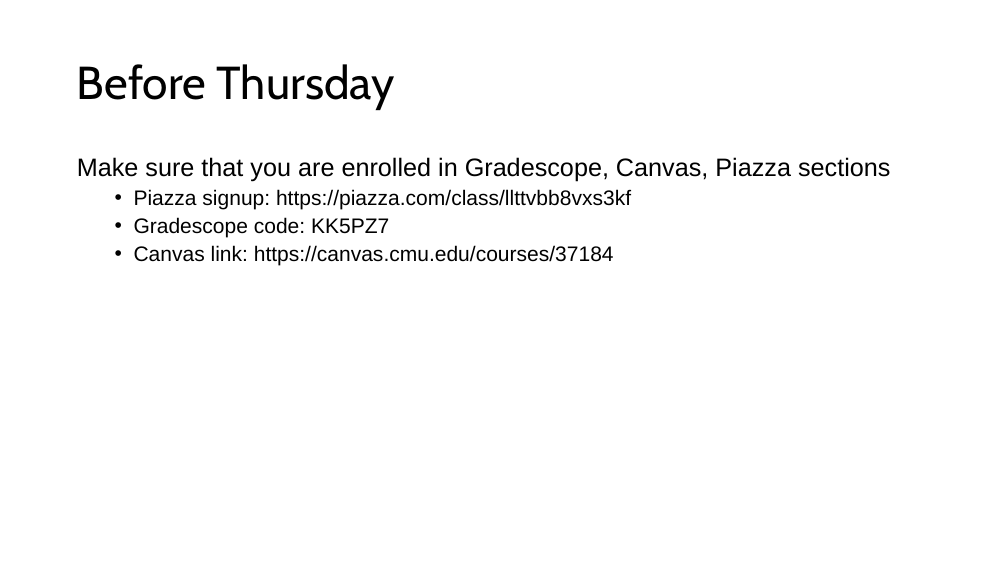
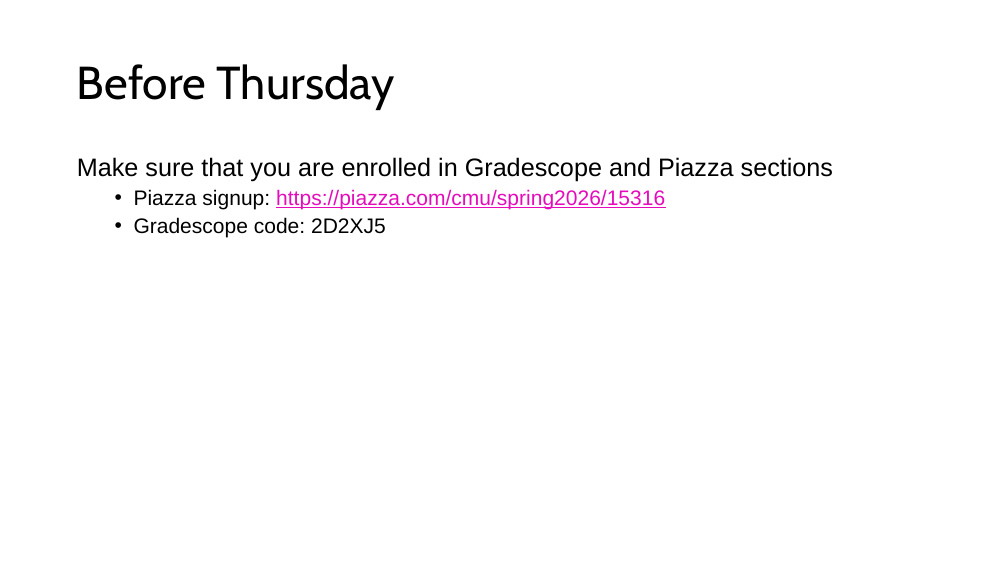
Before and after one commit to 15316-cmu/15316-cmu.github.io, a slide deck: slide 20 of 2026/lectures/01-intro.pptx (slide 19 before the commit). Drawn at 1008x567 pixels with LibreOffice and Linux fonts; fonts in the diff are those of the drawing. Boxes give left, top, right and bottom in pixels: in the first picture for what was removed or moved away, otherwise in the second. Text is boxed around its words. In the diff, an @@ line names an element or a change of style, - is before the commit and + after.

```diff
--- a/2026/lectures/01-intro.pptx
+++ b/2026/lectures/01-intro.pptx
@@ text at box(77, 157, 833, 237): text changed @@
-Make sure that you are enrolled in Gradescope, Canvas, Piazza sections
-  • Piazza signup: https://piazza.com/class/llttvbb8vxs3kf
-  • Gradescope code: KK5PZ7
-  • Canvas link: https://canvas.cmu.edu/courses/37184
+Make sure that you are enrolled in Gradescope and Piazza sections
+  • Piazza signup: https://piazza.com/cmu/spring2026/15316
+  • Gradescope code: 2D2XJ5
```
Also in this commit, not shown: 4 other slides changed, 1 slide added, 2 other files.
